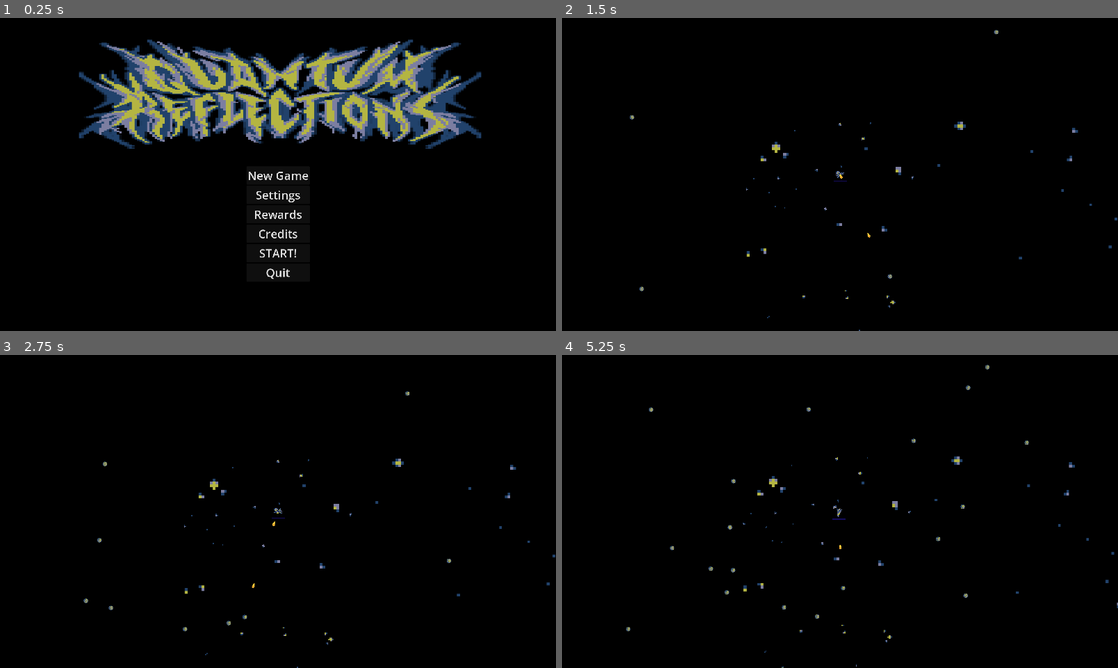
Above: before the commit, frames 1-4 (two rows, left to right).
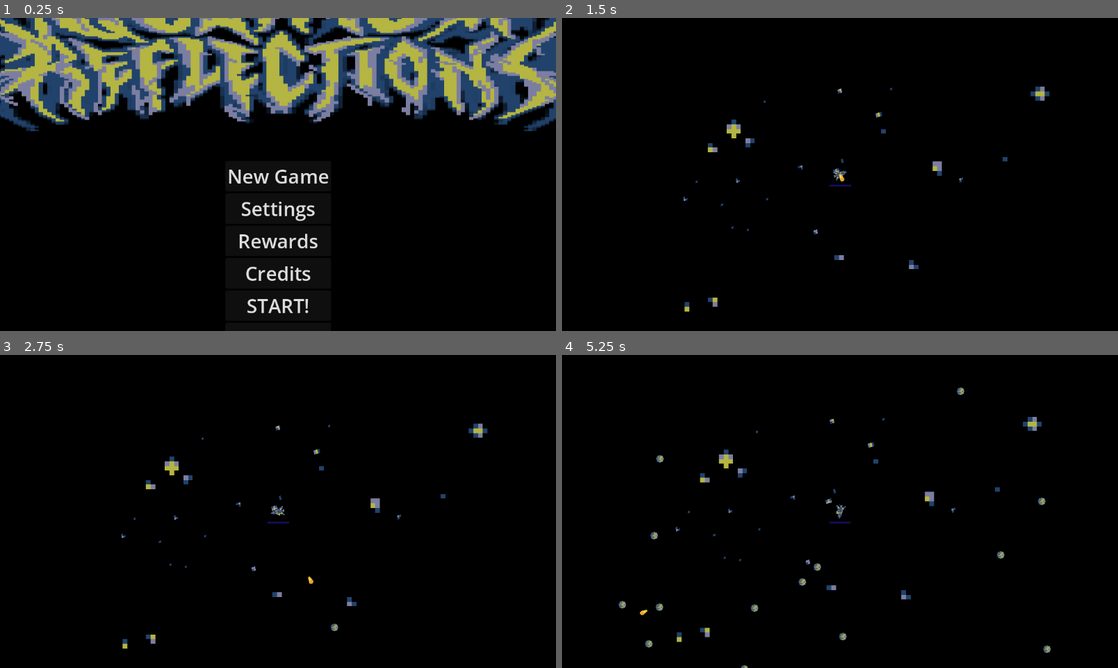
Above: after the commit, the same moments.

Repository: iparosds/Quantum-Reflections
Game: Godot game, scene res://scenes/menu.tscn
Same seed, same stepped clock (60 frames per second), same inputs: the game is played once before the commit and once after it.
Inputs:
- Up to frame 1 (0.25 s): no input
- Up to frame 2 (1.5 s): click "New Game" at 0.5 s; hold Right (move_right) from 1.28 s (still down)
- Up to frame 3 (2.75 s): release Right (move_right) at 2.03 s; hold Down (move_down) from 2.03 s (still down)
- Up to frame 4 (5.25 s): release Down (move_down) at 2.78 s; hold Right (move_right) 2.78-3.53 s; hold Up (move_up) 3.53-4.28 s; hold A (move_left) from 4.28 s (still down)

The runs differ from the first frame. In frame 1, 34% of the frame differs, in the area x 0-100%, y 0-95%; in frame 2, 1.1%; in frame 3, 1.2%; in frame 4, 1.7%.

Commit message:
improvements

Diff:
--- a/project.godot
+++ b/project.godot
@@ -12,45 +12,43 @@
 
 config/name="Quantum Reflections"
 run/main_scene="res://scenes/menu.tscn"
-config/features=PackedStringArray("4.3", "GL Compatibility")
+config/features=PackedStringArray("4.2", "GL Compatibility")
 config/icon="res://icon.svg"
 
 [display]
 
-window/size/viewport_width=1920
-window/size/viewport_height=1080
 window/stretch/mode="viewport"
 
 [input]
 
 move_left={
 "deadzone": 0.5,
-"events": [Object(InputEventKey,"resource_local_to_scene":fa …(171 unchanged characters)… keycode":65,"key_label":0,"unicode":97,"location":0,"echo":false,"script":null)
-, Object(InputEventKey,"resource_local_to_scene":false,"reso …(166 unchanged characters)… ode":4194319,"key_label":0,"unicode":0,"location":0,"echo":false,"script":null)
+"events": [Object(InputEventKey,"resource_local_to_scene":fa …(171 unchanged characters)… keycode":65,"key_label":0,"unicode":97,"echo":false,"script":null)
+, Object(InputEventKey,"resource_local_to_scene":false,"reso …(166 unchanged characters)… ode":4194319,"key_label":0,"unicode":0,"echo":false,"script":null)
 ]
 }
 move_right={
 "deadzone": 0.5,
-"events": [Object(InputEventKey,"resource_local_to_scene":fa …(175 unchanged characters)… ode":4194321,"key_label":0,"unicode":0,"location":0,"echo":false,"script":null)
-, Object(InputEventKey,"resource_local_to_scene":false,"reso …(163 unchanged characters)… eycode":68,"key_label":0,"unicode":100,"location":0,"echo":false,"script":null)
+"events": [Object(InputEventKey,"resource_local_to_scene":fa …(175 unchanged characters)… ode":4194321,"key_label":0,"unicode":0,"echo":false,"script":null)
+, Object(InputEventKey,"resource_local_to_scene":false,"reso …(163 unchanged characters)… eycode":68,"key_label":0,"unicode":100,"echo":false,"script":null)
 ]
 }
 move_up={
 "deadzone": 0.5,
-"events": [Object(InputEventKey,"resource_local_to_scene":fa …(175 unchanged characters)… ode":4194320,"key_label":0,"unicode":0,"location":0,"echo":false,"script":null)
-, Object(InputEventKey,"resource_local_to_scene":false,"reso …(163 unchanged characters)… eycode":87,"key_label":0,"unicode":119,"location":0,"echo":false,"script":null)
+"events": [Object(InputEventKey,"resource_local_to_scene":fa …(175 unchanged characters)… ode":4194320,"key_label":0,"unicode":0,"echo":false,"script":null)
+, Object(InputEventKey,"resource_local_to_scene":false,"reso …(163 unchanged characters)… eycode":87,"key_label":0,"unicode":119,"echo":false,"script":null)
 ]
 }
 move_down={
 "deadzone": 0.5,
-"events": [Object(InputEventKey,"resource_local_to_scene":fa …(175 unchanged characters)… ode":4194322,"key_label":0,"unicode":0,"location":0,"echo":false,"script":null)
-, Object(InputEventKey,"resource_local_to_scene":false,"reso …(163 unchanged characters)… eycode":83,"key_label":0,"unicode":115,"location":0,"echo":false,"script":null)
+"events": [Object(InputEventKey,"resource_local_to_scene":fa …(175 unchanged characters)… ode":4194322,"key_label":0,"unicode":0,"echo":false,"script":null)
+, Object(InputEventKey,"resource_local_to_scene":false,"reso …(163 unchanged characters)… eycode":83,"key_label":0,"unicode":115,"echo":false,"script":null)
 ]
 }
 pause={
 "deadzone": 0.5,
-"events": [Object(InputEventKey,"resource_local_to_scene":fa …(171 unchanged characters)… keycode":32,"key_label":0,"unicode":32,"location":0,"echo":false,"script":null)
-, Object(InputEventKey,"resource_local_to_scene":false,"reso …(166 unchanged characters)… ode":4194330,"key_label":0,"unicode":0,"location":0,"echo":false,"script":null)
+"events": [Object(InputEventKey,"resource_local_to_scene":fa …(171 unchanged characters)… keycode":32,"key_label":0,"unicode":32,"echo":false,"script":null)
+, Object(InputEventKey,"resource_local_to_scene":false,"reso …(166 unchanged characters)… ode":4194330,"key_label":0,"unicode":0,"echo":false,"script":null)
 ]
 }
 
--- a/scenes/turret.tscn
+++ b/scenes/turret.tscn
@@ -4,7 +4,7 @@
 [ext_resource type="Texture2D" uid="uid://drlku570m4xp1" path="res://assets/sprites/turret.png" id="2_jqimm"]
 
 [sub_resource type="CircleShape2D" id="CircleShape2D_0x0pm"]
-radius = 477.001
+radius = 2032.41
 
 [node name="Turret" type="Area2D"]
 collision_layer = 0
--- a/scripts/Asteroid.gd
+++ b/scripts/Asteroid.gd
@@ -1,16 +1,18 @@
 extends CharacterBody2D
 
 var health = 3
-const GRAVITY = 100.0
+const SHIP_ATTRACTION = 100.0
 @onready var player = get_node("/root/Game/Player")
 
 func _physics_process(delta):
 	var direction = global_position.direction_to(player.global_position)
-	velocity = direction * GRAVITY
+	velocity = direction * SHIP_ATTRACTION
 	move_and_slide()
 
 func take_damage():
-	health -= 1
+	player.acceleration
+	print(player.acceleration)
+	health -= player.acceleration/100
 
-	if health == 0:
+	if health <= 0:
 		queue_free()
--- a/scripts/Bullet.gd
+++ b/scripts/Bullet.gd
@@ -1,11 +1,16 @@
 extends Area2D
 
 var travelled_distance = 0
-const SPEED = 500
-const RANGE = 1000
+const SPEED = 2000
+const RANGE = 3000
+var direction
+@onready var bullet_rotation = rotation
+#@onready var bullet_rotation = %Projectile.rotation
+
+func _ready():
+	direction = Vector2.RIGHT.rotated(bullet_rotation)
 
 func _physics_process(delta):
-	var direction = Vector2.RIGHT.rotated(%Projectile.rotation)
 	position += direction * SPEED * delta
 
 	travelled_distance += SPEED * delta
--- a/scripts/player.gd
+++ b/scripts/player.gd
@@ -15,13 +15,15 @@
 		accelelariting = false
 	if Input.is_action_just_pressed("move_up"):
 		accelelariting = true
-	if accelelariting == true && acceleration < 2000:
+	if accelelariting == true && acceleration < 1000:
 		acceleration += 1
 	if Input.is_action_just_released("move_down"):
 		stopping = false
 	if Input.is_action_just_pressed("move_down"):
 		stopping = true
 	if stopping == true && acceleration > 0:
+		acceleration -= 5
+	if stopping == false && accelelariting == false && acceleration > 0:
 		acceleration -= 1
 	if Input.is_action_just_pressed("move_right"):
 		rotating_right = true
Not shown: 1 places in scenes/menu.tscn that only renumber resources
